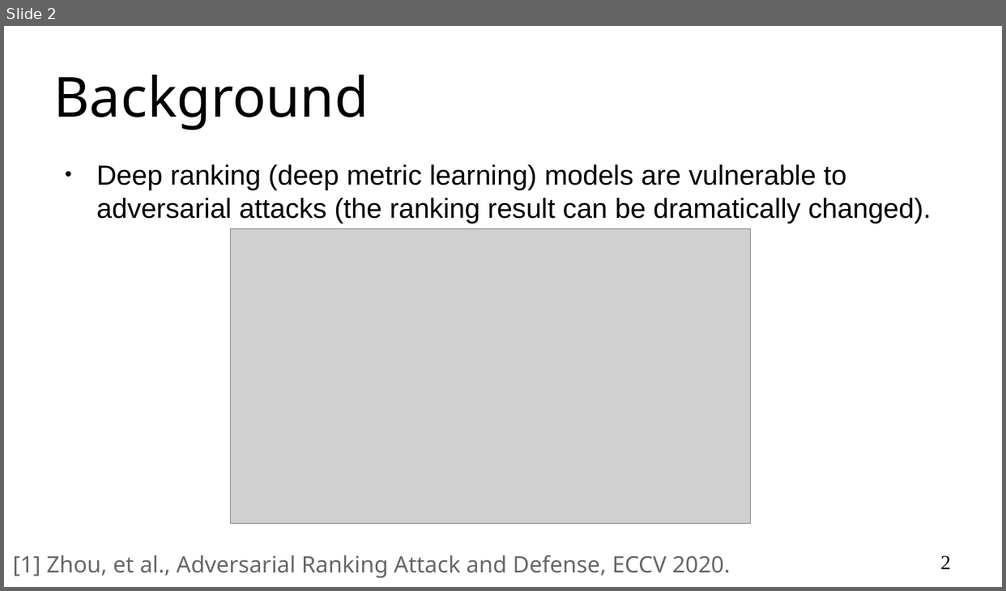
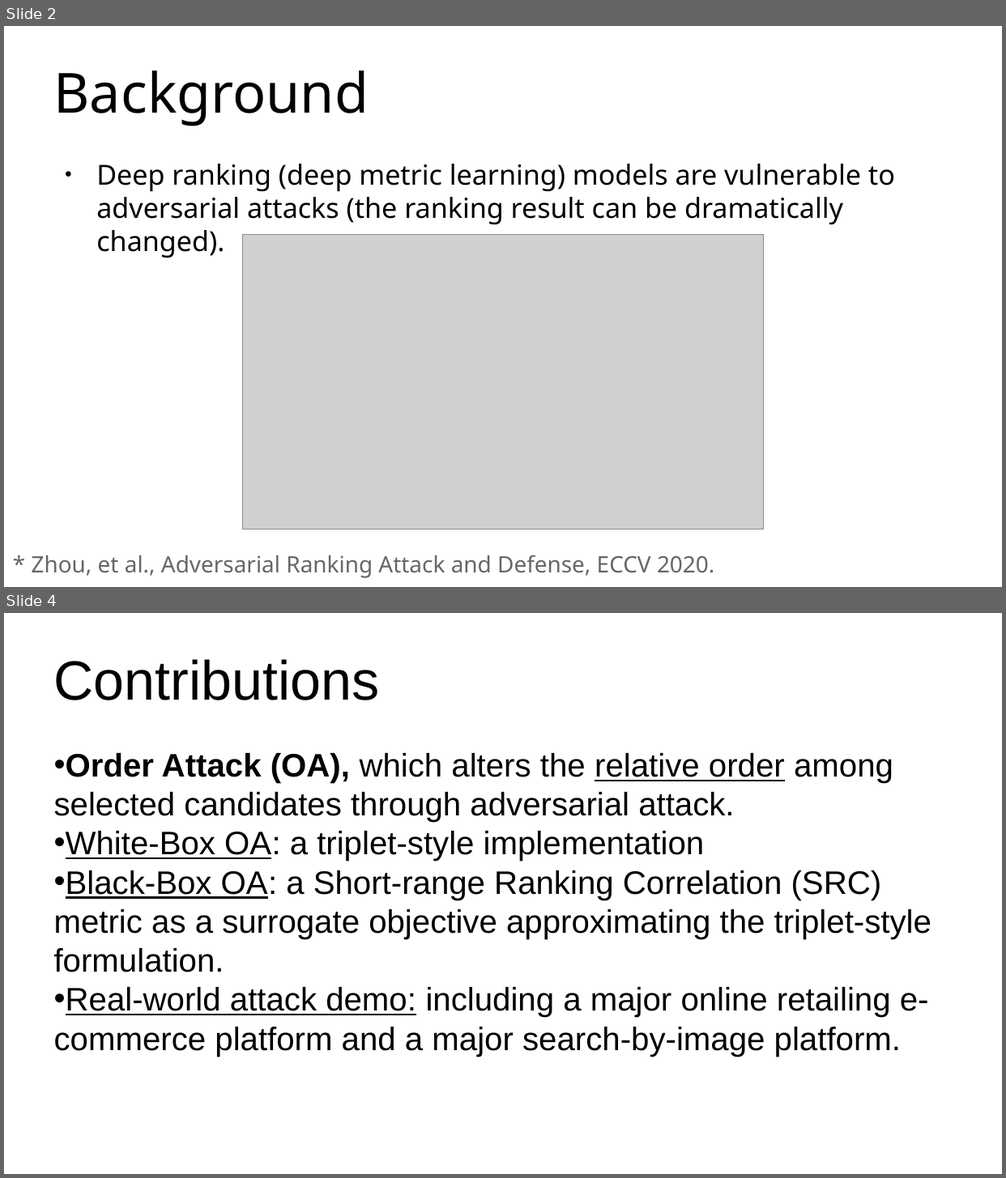
Before and after one commit to cdluminate/advorder, a slide deck: assets/slides.pptx. Shown one above the other, each under a label of ours: slide 2 before the commit, slides 2 and 4 after it; the slides between them are not shown. The pictures are 1006x591 and 1006x1178 pixels, drawn with LibreOffice and Linux fonts; fonts in the diff are those of the drawing; grey boxes stand for pictures; background and template pictures are left out. Boxes give left, top, right and bottom in pixels: in the first picture for what was removed or moved away, otherwise in the second. Text is boxed around its words. In the diff, an @@ line names an element or a change of style, - is before the commit and + after.

```diff
--- a/assets/slides.pptx
+++ b/assets/slides.pptx
@@ slide 4 added at [4,613,1002,1174], background #FFFFFF @@
@@ title added at [54,659,380,700], 44 pt, text #000000 @@
+Contributions
@@ text added at [54,753,931,1057], 25.9 pt, text #000000 @@
+• Order Attack (OA), which alters the relative order among selected candidates through adversarial attack.
+• White-Box OA: a triplet-style implementation
+• Black-Box OA: a Short-range Ranking Correlation (SRC) metric as a surrogate objective approximating the triplet-style formulation.
+• Real-world attack demo: including a major online retailing e-commerce platform and a major search-by-image platform.
@@ slide 2 changed as well @@
@@ title "Background" at [54,71,368,126]: line spacing 1 to 0.9 @@
@@ text "Deep ranking (deep metric learning) ..." at [96,164,895,258]: font Arial to Noto Sans; line spacing 1 to 0.9 @@
@@ picture: place and size @@
-picture at [230,228,751,524]
+picture at [243,234,764,530]
@@ text at [32,555,714,578]: text changed @@
-[1] Zhou, et al., Adversarial Ranking Attack and Defense, ECCV 2020.
+* Zhou, et al., Adversarial Ranking Attack and Defense, ECCV 2020.
@@ page number removed at [940,556,950,570] @@
-2
```
Also in this commit, not shown: 1 other slide changed, 13 other slides added, 1 slide removed, 2 other files.
